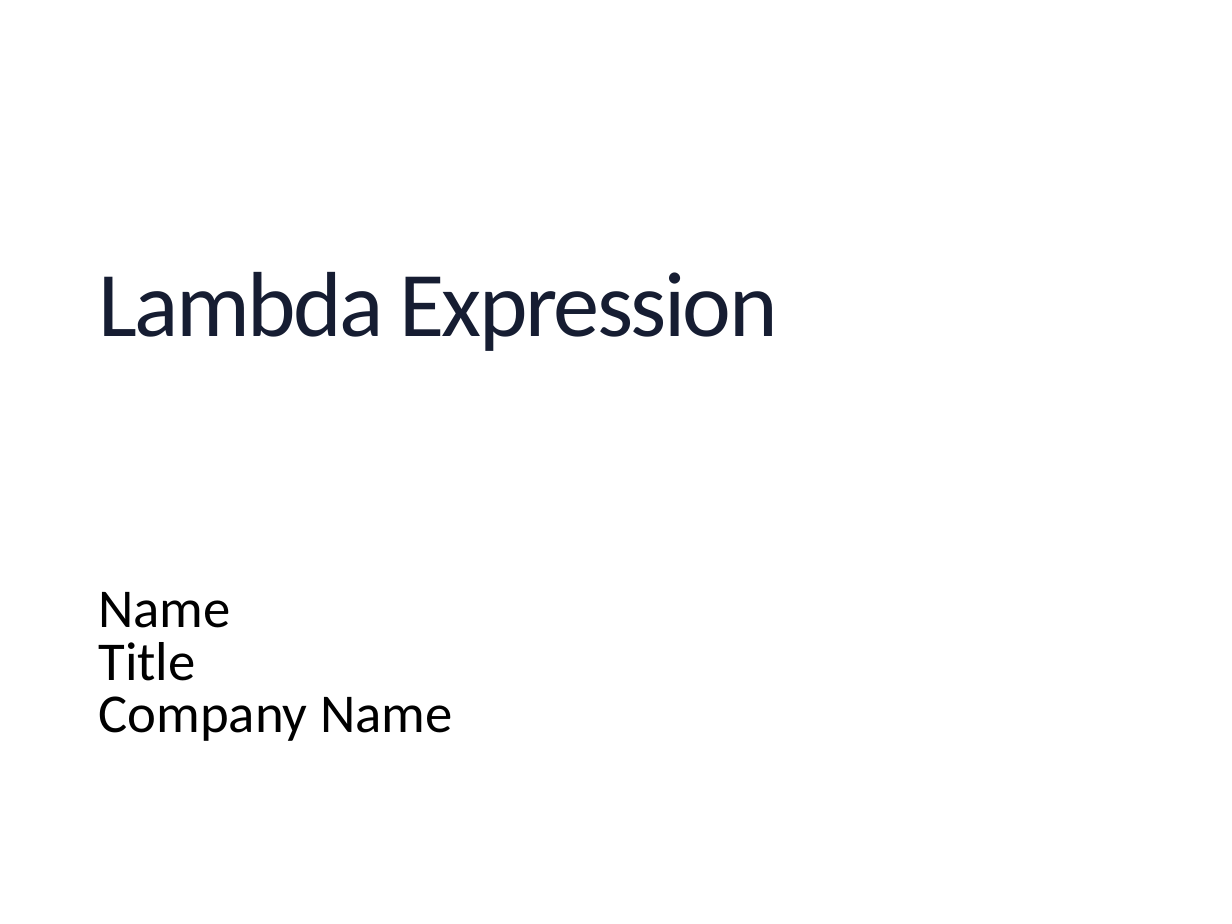
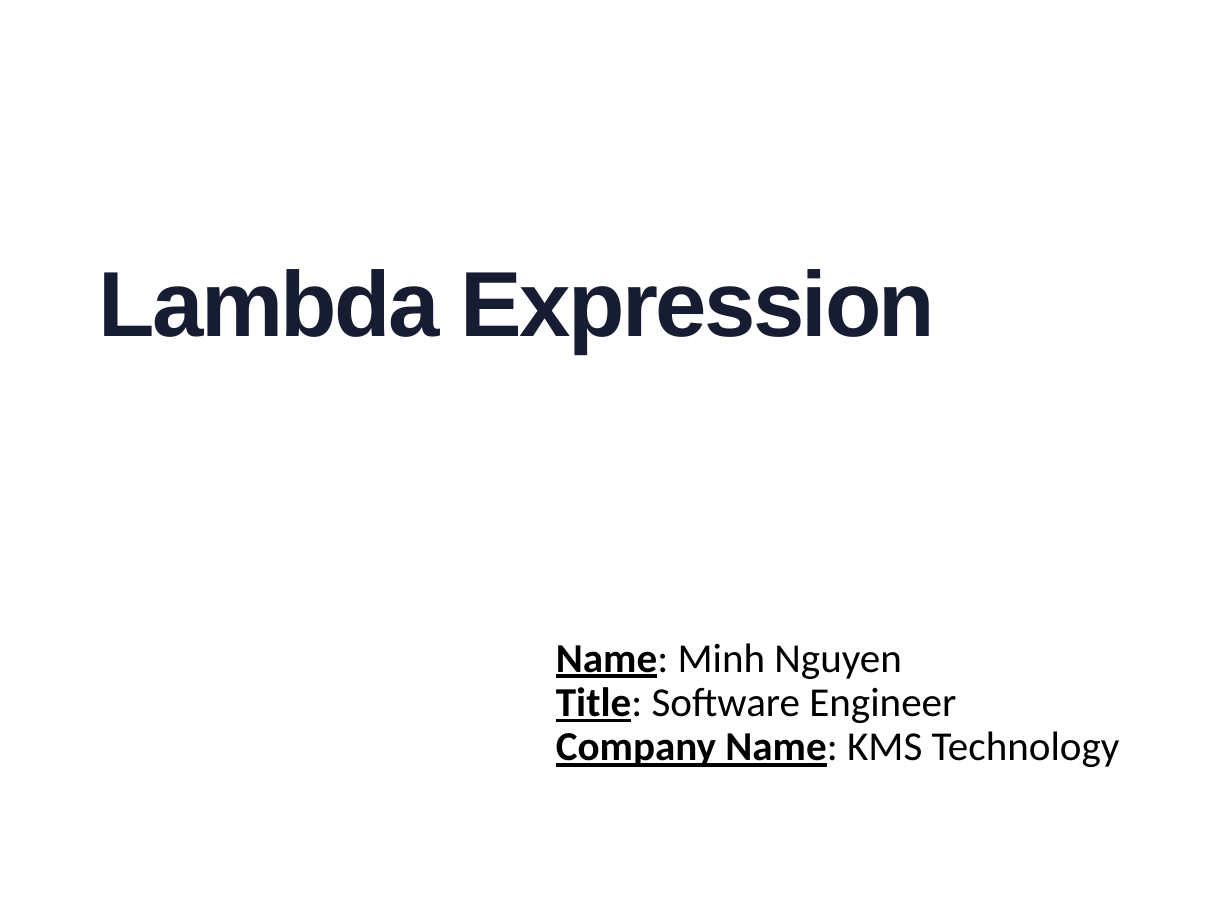
Before and after one commit to minhntk/jdk8, a slide deck: slide 1 of document/Lambda Expression.pptx. Drawn at 1232x924 pixels with LibreOffice and Linux fonts; fonts in the diff are those of the drawing; background and template pictures are left out. Boxes give left, top, right and bottom in pixels: in the first picture for what was removed or moved away, otherwise in the second. Text is boxed around its words. In the diff, an @@ line names an element or a change of style, - is before the commit and + after.

```diff
--- a/document/Lambda Expression.pptx
+++ b/document/Lambda Expression.pptx
@@ title "Lambda Expression" at (x1=98, y1=269, x2=935, y2=353): font Calibri to Arial, bold on @@
@@ subtitle at (x1=556, y1=643, x2=1120, y2=767): text changed; size 32 to 24 pt @@
-Name
-Title
-Company Name
+Name: Minh Nguyen
+Title: Software Engineer
+Company Name: KMS Technology
```
Also in this commit, not shown: 4 other slides changed, 7 slides added, 1 slide removed, 2 other files.
